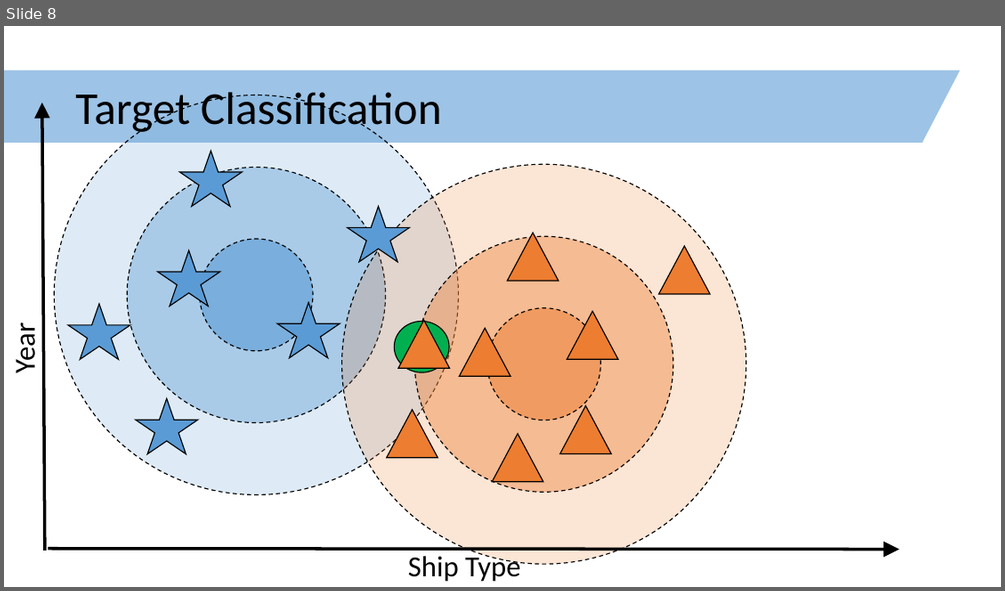
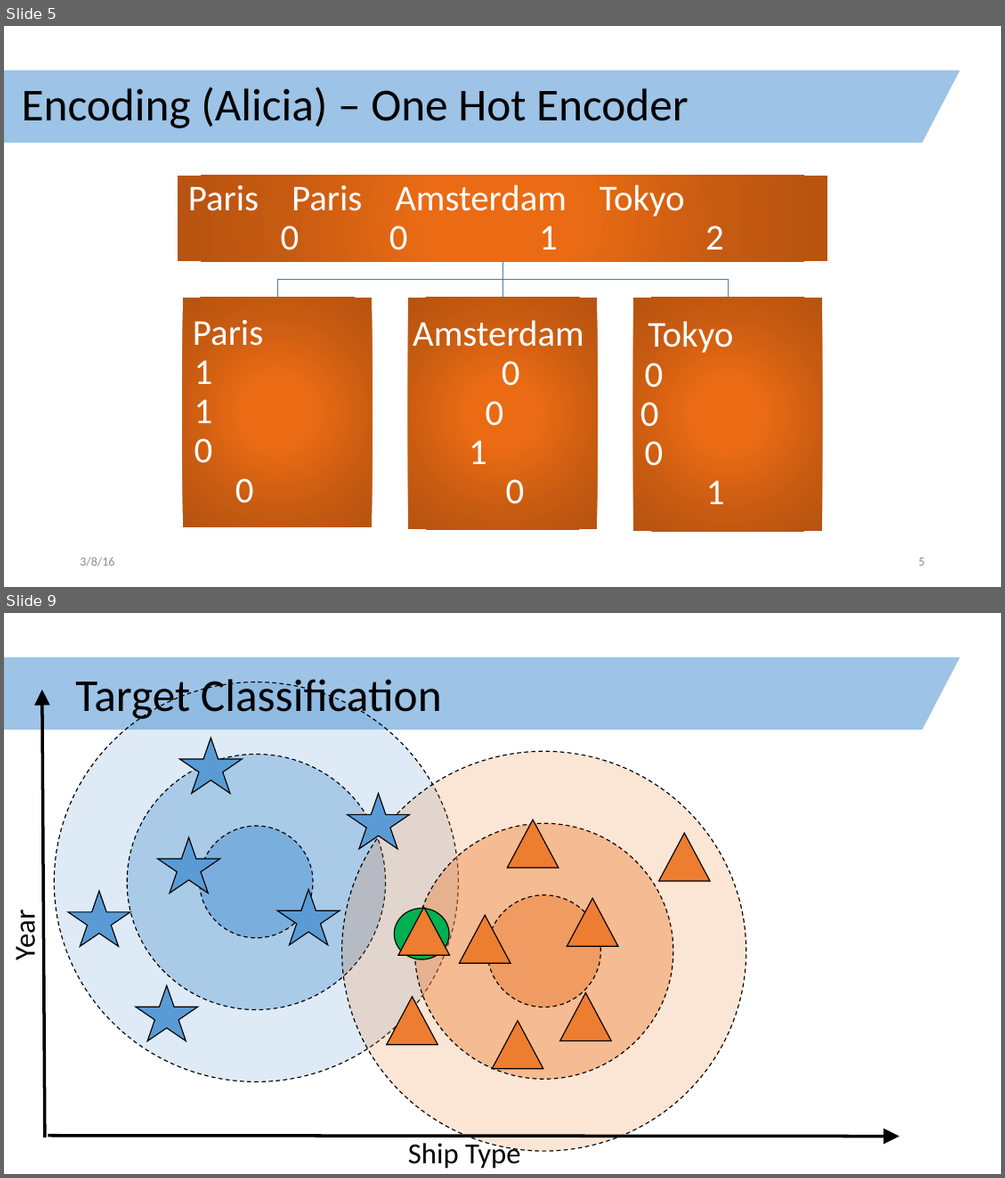
Before and after one commit to clarka34/exploringShipLogbooks, a slide deck: technology_review/technology_review.pptx. Shown one above the other, each under a label of ours: slide 8 before the commit, slides 5 and 9 after it; the slides between them are not shown. The pictures are 1005x591 and 1005x1178 pixels, drawn with LibreOffice and Linux fonts; fonts in the diff are those of the drawing. Boxes give left, top, right and bottom in pixels: in the first picture for what was removed or moved away, otherwise in the second. Text is boxed around its words. In the diff, an @@ line names an element or a change of style, - is before the commit and + after.

```diff
--- a/technology_review/technology_review.pptx
+++ b/technology_review/technology_review.pptx
@@ slide 5 added at <box>4,26,1001,587</box>, background #FFFFFF; not listed: 1 template element that a slide beside it also shows @@
@@ title added at <box>22,87,688,128</box>, 44 pt, text #000000 @@
+Encoding (Alicia) – One Hot Encoder
@@ group added at <box>178,176,827,532</box>: 4 rectangles, 4 texts, 3 freeform shapes @@
+Paris Paris Amsterdam Tokyo 0 0 1 2
+Paris 1 1 0 0
+Amsterdam 0 0 1 0
+Tokyo 0 0 0 1
@@ text added at <box>80,556,114,566</box>, 12 pt, text #8C8C8C @@
+3/8/16
@@ page number added at <box>918,557,924,565</box>, 12 pt, text #8C8C8C @@
+5
@@ what was slide 8 is now slide 9 @@
```
Also in this commit, not shown: 6 slides changed, 6 other slides added, 3 slides removed.
